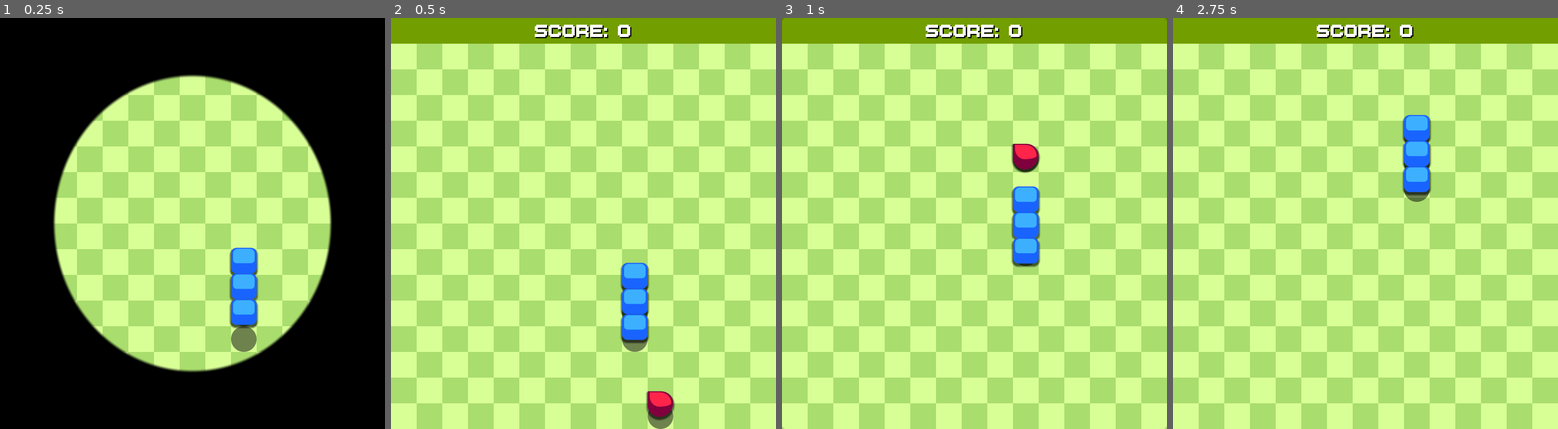
Above: before the commit, frames 1-4 (left to right).
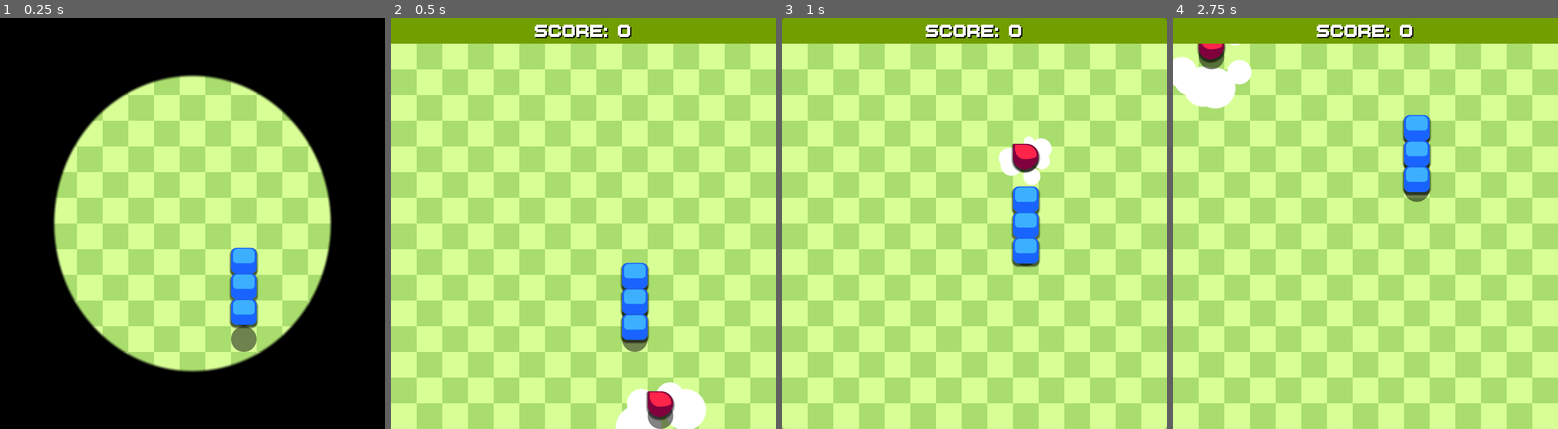
Above: after the commit, the same moments.

Repository: UbeJelly/Snake
Game: Godot game, scene res://Scenes/Main.tscn
Same seed, same stepped clock (60 frames per second), same inputs: the game is played once before the commit and once after it.
Inputs (mouse positions are in pixels of both pictures, inside the frame that each line leads up to):
- Up to frame 1 (0.25 s): no input
- Up to frame 2 (0.5 s): no input
- Up to frame 3 (1 s): tap Enter at 0.5 s; move the mouse to (1059, 202) at 0.52 s; hold D (move_right) from 0.53 s (still down); tap R at 0.6 s
- Up to frame 4 (2.75 s): move the mouse to (1288, 244) at 1.27 s; release D (move_right) at 1.28 s; hold S (move_down) 1.28-2.03 s; tap R at 1.35, 2.1 s; move the mouse to (1404, 133) at 2.02 s; hold D (move_right) from 2.03 s (still down)

Frame 1 is identical in both runs. In frame 2, 1.6% of the frame differs, in the area x 58-82%, y 88-100%; in frame 3, 0.7%; in frame 4, 2.1%, in the area x 0-21%, y 6-23%.

Commit message:
Added dust particles, added signals and Tween animation for dusts

Diff:
--- /dev/null
+++ b/Assets/circle.svg
@@ -0,0 +1 @@
+<svg xmlns="http://www.w3.org/2000/svg" xmlns:xlink="http://www.w3.org/1999/xlink" aria-hidden="true" role="img" width="64" height="64" viewBox="0 0 24 24" style="color: rgb(255, 255, 255); opacity: 1; transform: rotate(0deg);"><path fill="currentColor" d="M12 22q-2.075 0-3.9-.788t-3.175-2.137T2.788 15.9T2 12t.788-3.9t2.137-3.175T8.1 2.788T12 2t3.9.788t3.175 2.137T21.213 8.1T22 12t-.788 3.9t-2.137 3.175t-3.175 2.138T12 22"></path></svg>
--- /dev/null
+++ b/Scenes/Dust.tscn
@@ -0,0 +1,45 @@
+[gd_scene format=3 uid="uid://6kphh20v6olo"]
+
+[ext_resource type="Texture2D" uid="uid://bexdlt0ke0m16" path="res://Assets/circle.svg" id="1_od6q6"]
+
+[sub_resource type="Curve" id="Curve_v1gob"]
+_limits = [-200.0, 200.0, 0.0, 1.0]
+_data = [Vector2(0, -2.985077), 0.0, 94.74567, 0, 0, Vector2(0.0942623, 30.845764), -1025.0967, -1025.0967, 0, 0, Vector2(0.24795082, -0.99502563), 0.0, 0.0, 0, 0]
+point_count = 3
+
+[sub_resource type="CurveTexture" id="CurveTexture_bmxlf"]
+curve = SubResource("Curve_v1gob")
+
+[sub_resource type="Curve" id="Curve_jw32o"]
+_data = [Vector2(0, 0), 0.0, 0.0, 0, 0, Vector2(0.25523013, 0.39325845), -0.21773452, -0.21773452, 0, 0, Vector2(1, 0), 0.399952, 0.0, 0, 0]
+point_count = 3
+
+[sub_resource type="CurveTexture" id="CurveTexture_50glp"]
+curve = SubResource("Curve_jw32o")
+
+[sub_resource type="ParticleProcessMaterial" id="ParticleProcessMaterial_mqryn"]
+particle_flag_disable_z = true
+emission_shape = 6
+emission_ring_axis = Vector3(0, 0, 0)
+emission_ring_height = 1.0
+emission_ring_radius = 30.0
+emission_ring_inner_radius = 20.0
+emission_ring_cone_angle = 90.0
+direction = Vector3(0, 0, 0)
+gravity = Vector3(0, 0, 0)
+linear_accel_min = -2.2351742e-06
+linear_accel_max = 49.999996
+radial_accel_min = 29.999996
+radial_accel_max = 49.999996
+radial_accel_curve = SubResource("CurveTexture_bmxlf")
+attractor_interaction_enabled = false
+scale_max = 5.0
+scale_curve = SubResource("CurveTexture_50glp")
+
+[node name="Dust" type="GPUParticles2D" unique_id=2101318271]
+emitting = false
+texture = ExtResource("1_od6q6")
+one_shot = true
+explosiveness = 1.0
+fixed_fps = 60
+process_material = SubResource("ParticleProcessMaterial_mqryn")
--- a/Scenes/Main.tscn
+++ b/Scenes/Main.tscn
@@ -3,6 +3,7 @@
 [ext_resource type="Script" uid="uid://culaa85yrytur" path="res://Scripts/Main.gd" id="1_idj7w"]
 [ext_resource type="Texture2D" uid="uid://dnfbsmdobrmst" path="res://Assets/bg.png" id="2_kln2b"]
 [ext_resource type="PackedScene" uid="uid://ok7xv2xv4a8a" path="res://Scenes/HUD.tscn" id="3_rgh2o"]
+[ext_resource type="PackedScene" uid="uid://6kphh20v6olo" path="res://Scenes/Dust.tscn" id="4_jw32o"]
 [ext_resource type="PackedScene" uid="uid://b4v6cf8p7nev4" path="res://Scenes/Food.tscn" id="4_rgh2o"]
 [ext_resource type="PackedScene" uid="uid://cyia0niv2m084" path="res://Scenes/GameOver.tscn" id="5_pbw6q"]
 [ext_resource type="PackedScene" uid="uid://cwrxav0e7w5k0" path="res://Scenes/Transition.tscn" id="6_v1gob"]
@@ -31,7 +32,11 @@
 expand_mode = 1
 stretch_mode = 2
 
+[node name="Dust" parent="World" unique_id=2101318271 instance=ExtResource("4_jw32o")]
+position = Vector2(75, 125)
+
 [node name="Food" parent="World" unique_id=769451045 instance=ExtResource("4_rgh2o")]
+z_index = 1
 layout_mode = 0
 offset_left = 50.0
 offset_top = 100.0
@@ -39,6 +44,7 @@
 offset_bottom = 150.0
 
 [node name="Snake" type="Control" parent="World" unique_id=967251976]
+z_index = 1
 y_sort_enabled = true
 layout_mode = 1
 anchors_preset = 15
@@ -62,5 +68,6 @@
 [node name="MoveTimer" type="Timer" parent="." unique_id=1745761599]
 wait_time = 0.1
 
+[connection signal="spawn_dust" from="World/Food" to="." method="_on_food_spawn_dust"]
 [connection signal="restart" from="GameOver" to="." method="_on_game_over_restart"]
 [connection signal="timeout" from="MoveTimer" to="." method="_on_MoveTimer_timeout"]
--- a/Scripts/Food.gd
+++ b/Scripts/Food.gd
@@ -2,6 +2,7 @@
 
 
 signal spawn_food
+signal spawn_dust(position: Vector2)
 var tween
 
 
@@ -18,3 +19,5 @@
 	1.0).set_ease(Tween.EASE_OUT).set_trans(Tween.TRANS_BOUNCE)
 	tween.tween_property($Shadow, "offset_transform_position:y", 0.0,
 	1.0).set_ease(Tween.EASE_OUT).set_trans(Tween.TRANS_BOUNCE)
+	await get_tree().create_timer(0.25).timeout
+	spawn_dust.emit(global_position)
--- a/Scripts/GameOver.gd
+++ b/Scripts/GameOver.gd
@@ -3,7 +3,8 @@
 
 signal restart
 signal close_transition
-var tween
+var tween_button
+var tween_transition
 
 
 func _ready() -> void:
@@ -15,28 +16,28 @@
 
 
 func _on_RestartButton_mouse_entered(button: Button) -> void:
-	if tween: tween.kill()
-	tween = get_tree().create_tween().set_parallel(true).bind_node(self)
-	tween.tween_property(button, "offset_transform_scale", Vector2(1.2, 1.2), 0.5).set_ease(Tween.EASE_OUT).set_trans(Tween.TRANS_ELASTIC)
-	tween.tween_property(button, "offset_transform_rotation", -0.05, 0.5).set_ease(Tween.EASE_OUT).set_trans(Tween.TRANS_ELASTIC)
-	tween.tween_property(button, "self_modulate", Color(1.25, 1.25, 1.25, 1.0), 1.0).set_ease(Tween.EASE_OUT).set_trans(Tween.TRANS_ELASTIC)
+	if tween_button: tween_button.kill()
+	tween_button = get_tree().create_tween().set_parallel(true).bind_node(self)
+	tween_button.tween_property(button, "offset_transform_scale", Vector2(1.2, 1.2), 0.5).set_ease(Tween.EASE_OUT).set_trans(Tween.TRANS_ELASTIC)
+	tween_button.tween_property(button, "offset_transform_rotation", -0.05, 0.5).set_ease(Tween.EASE_OUT).set_trans(Tween.TRANS_ELASTIC)
+	tween_button.tween_property(button, "self_modulate", Color(1.25, 1.25, 1.25, 1.0), 1.0).set_ease(Tween.EASE_OUT).set_trans(Tween.TRANS_ELASTIC)
 
 
 func _on_RestartButton_mouse_exited(button: Button) -> void:
-	if tween: tween.kill()
-	tween = get_tree().create_tween().set_parallel(true).bind_node(self)
-	tween.tween_property(button, "offset_transform_scale", Vector2.ONE, 0.5).set_ease(Tween.EASE_OUT).set_trans(Tween.TRANS_ELASTIC)
-	tween.tween_property(button, "offset_transform_rotation", 0.0, 0.5).set_ease(Tween.EASE_OUT).set_trans(Tween.TRANS_ELASTIC)
-	tween.tween_property(button, "self_modulate", Color(1, 1, 1, 1), 1.0).set_ease(Tween.EASE_OUT).set_trans(Tween.TRANS_ELASTIC)
+	if tween_button: tween_button.kill()
+	tween_button = get_tree().create_tween().set_parallel(true).bind_node(self)
+	tween_button.tween_property(button, "offset_transform_scale", Vector2.ONE, 0.5).set_ease(Tween.EASE_OUT).set_trans(Tween.TRANS_ELASTIC)
+	tween_button.tween_property(button, "offset_transform_rotation", 0.0, 0.5).set_ease(Tween.EASE_OUT).set_trans(Tween.TRANS_ELASTIC)
+	tween_button.tween_property(button, "self_modulate", Color(1, 1, 1, 1), 1.0).set_ease(Tween.EASE_OUT).set_trans(Tween.TRANS_ELASTIC)
 
 
 func _on_close_transition(snake_head: Vector2) -> void:
 	$GameOverTransition.get_material().set_shader_parameter("progress", 0.0)
 	$GameOverTransition.get_material().set_shader_parameter("circle_position",
 	(snake_head + Vector2(25, 25)) / Vector2(owner.get_window().size))
-	if tween: tween.kill()
-	tween = get_tree().create_tween().set_parallel(true).bind_node(self)
-	tween.tween_method(set_shader_value, 0.75, 1.0, 0.75).set_ease(Tween.EASE_IN).set_trans(Tween.TRANS_EXPO)
+	if tween_transition: tween_transition.kill()
+	tween_transition = get_tree().create_tween().set_parallel(true).bind_node(self)
+	tween_transition.tween_method(set_shader_value, 0.75, 1.0, 0.75).set_ease(Tween.EASE_IN).set_trans(Tween.TRANS_EXPO)
 
 
 func set_shader_value(value: float) -> void:
--- a/Scripts/Main.gd
+++ b/Scripts/Main.gd
@@ -164,6 +164,7 @@
 	food.position = (food_position * cell_size) + Vector2i(0, cell_size)
 	drop_food = true
 	food.emit_signal("spawn_food")
+	await food.spawn_food
 
 
 func end_game() -> void:
@@ -187,3 +188,9 @@
 	if Engine.is_editor_hint() or OS.is_debug_build():
 		if event is InputEventKey and event.physical_keycode == KEY_R and event.pressed:
 			new_game()
+
+
+func _on_food_spawn_dust(position: Vector2) -> void:
+	$World/Dust.restart()
+	$World/Dust.global_position = position + Vector2(25, 25)
+	$World/Dust.emitting = true
